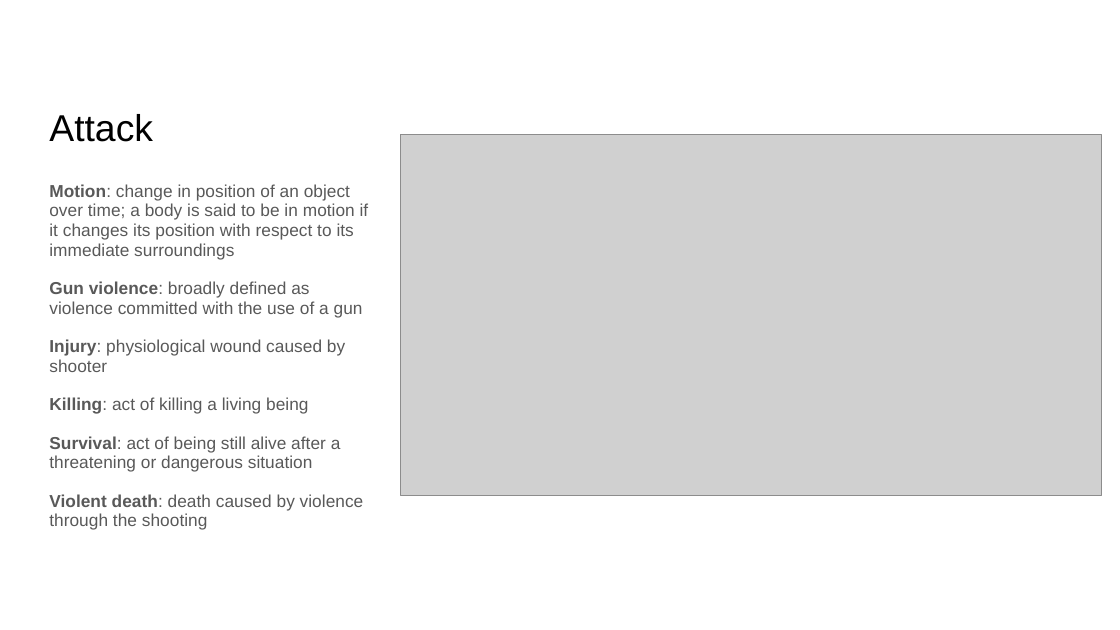
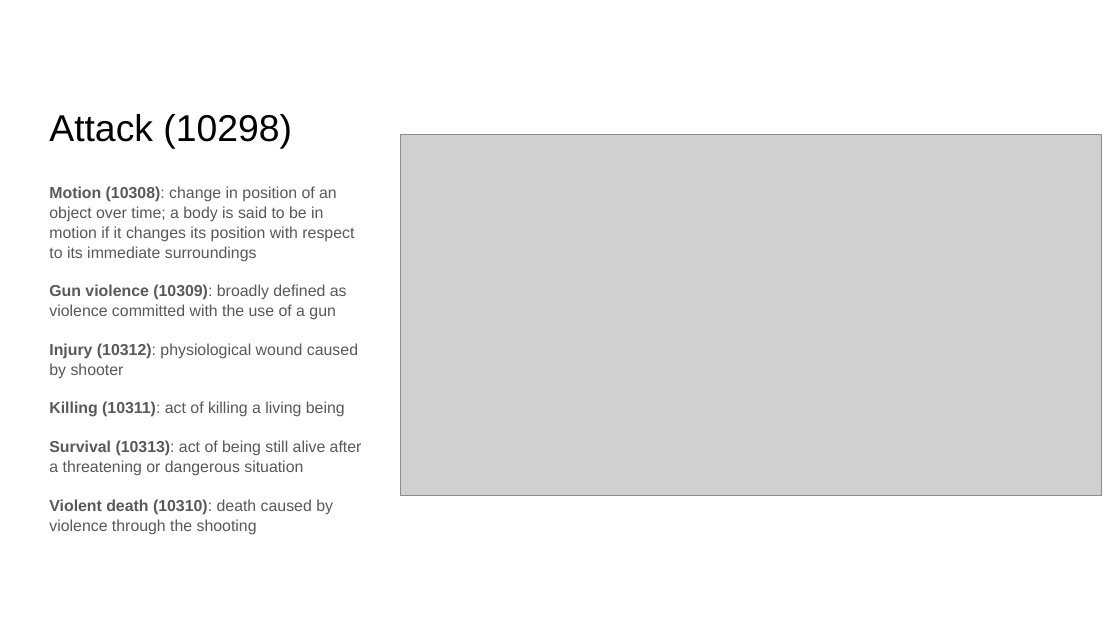
Before and after one commit to RESIN-KAIROS/schemalib, a slide deck: slide 5 of hrf/mass_shooting.pptx. Drawn at 1120x630 pixels with LibreOffice and Linux fonts; fonts in the diff are those of the drawing; grey boxes stand for pictures. Boxes give left, top, right and bottom in pixels: in the first picture for what was removed or moved away, otherwise in the second. Text is boxed around its words. In the diff, an @@ line names an element or a change of style, - is before the commit and + after.

Commit message:
HRF mass shooting, terrorist attack

```diff
--- a/hrf/mass_shooting.pptx
+++ b/hrf/mass_shooting.pptx
@@ title at [49,114,292,149]: text changed @@
-Attack
+Attack (10298)
@@ text at [49,186,362,535]: text changed; size 11.1 to 10.2 pt @@
-Motion: change in position of an object over time; a body is said to be in motion if it changes its position with respect to its immediate surroundings
-Gun violence: broadly defined as violence committed with the use of a gun
-Injury: physiological wound caused by shooter
-Killing: act of killing a living being
-Survival: act of being still alive after a threatening or dangerous situation
-Violent death: death caused by violence through the shooting
+Motion (10308): change in position of an object over time; a body is said to be in motion if it changes its position with respect to its immediate surroundings
+Gun violence (10309): broadly defined as violence committed with the use of a gun
+Injury (10312): physiological wound caused by shooter
+Killing (10311): act of killing a living being
+Survival (10313): act of being still alive after a threatening or dangerous situation
+Violent death (10310): death caused by violence through the shooting
```
Also in this commit, not shown: 4 other slides changed, 1 other file.
